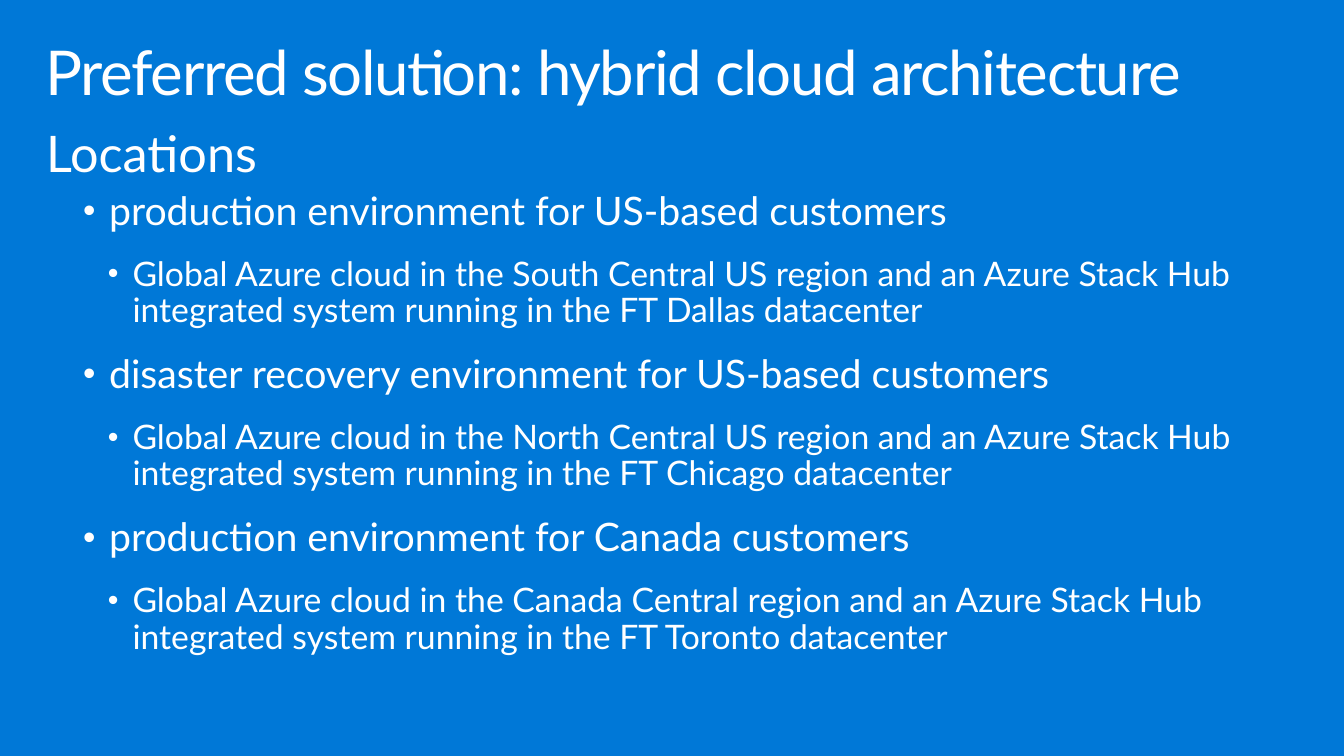
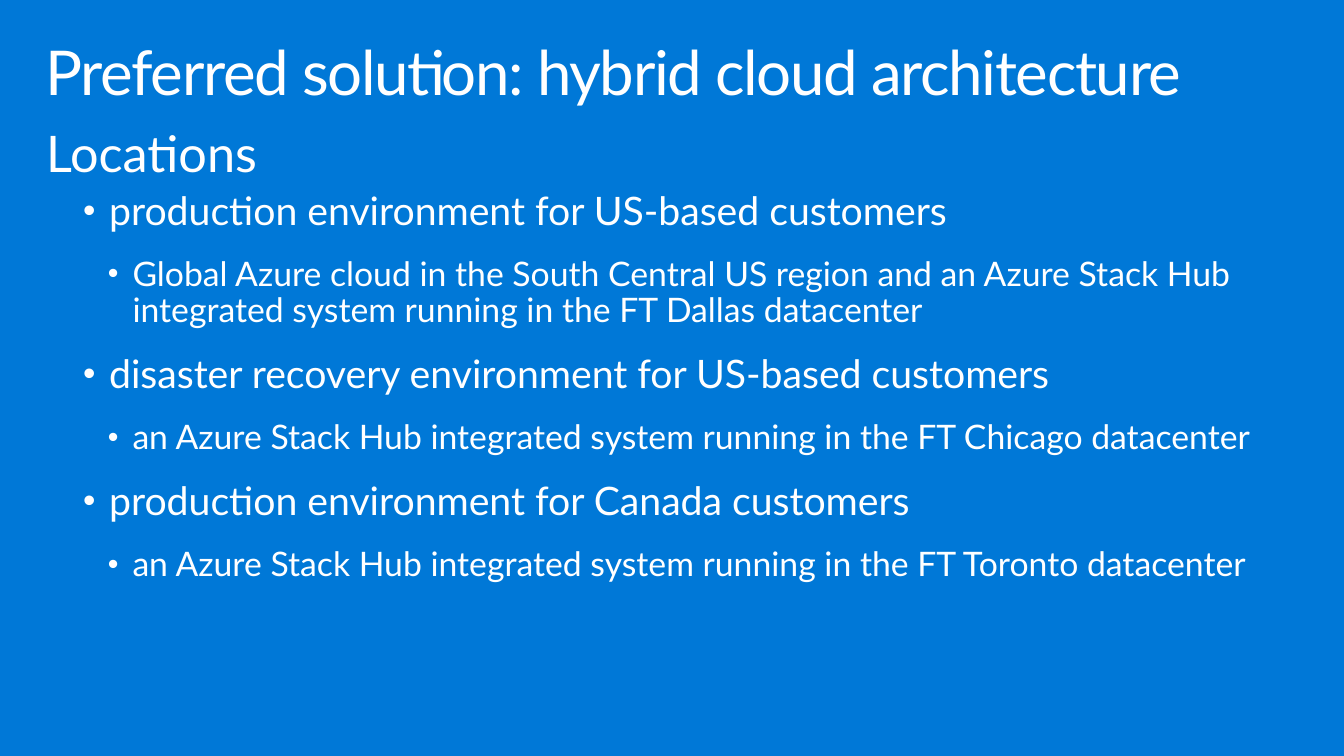
Before and after one commit to polichtm/MCW-Azure-Stack, a slide deck: slide 27 of Whiteboard design session/WDS trainer presentation - Azure Stack.pptx. Drawn at 1344x756 pixels with LibreOffice and Linux fonts; fonts in the diff are those of the drawing. Boxes give left, top, right and bottom in pixels: in the first picture for what was removed or moved away, otherwise in the second. Text is boxed around its words. In the diff, an @@ line names an element or a change of style, - is before the commit and + after.

Commit message:
slides

```diff
--- a/Whiteboard design session/WDS trainer presentation - Azure Stack.pptx
+++ b/Whiteboard design session/WDS trainer presentation - Azure Stack.pptx
@@ text at bbox=[133, 424, 1250, 455]: text changed @@
-    • Global Azure cloud in the North Central US region and an Azure Stack Hub integrated system running in the FT Chicago datacenter
+    • an Azure Stack Hub integrated system running in the FT Chicago datacenter
@@ text at bbox=[133, 551, 1246, 582]: text changed @@
-    • Global Azure cloud in the Canada Central region and an Azure Stack Hub integrated system running in the FT Toronto datacenter
+    • an Azure Stack Hub integrated system running in the FT Toronto datacenter
```
Also in this commit, not shown: 3 other slides changed, 3 other files.
